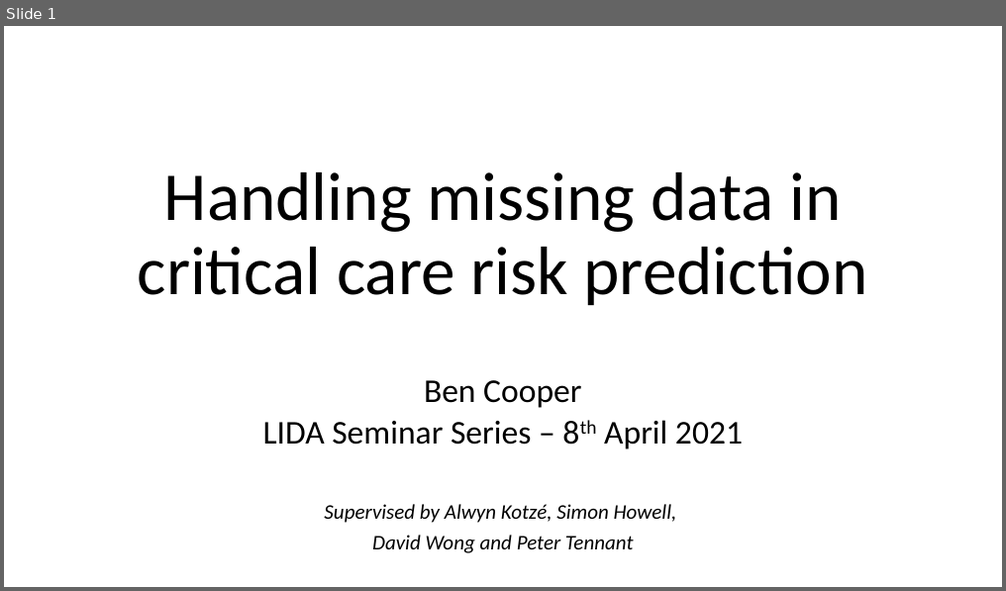
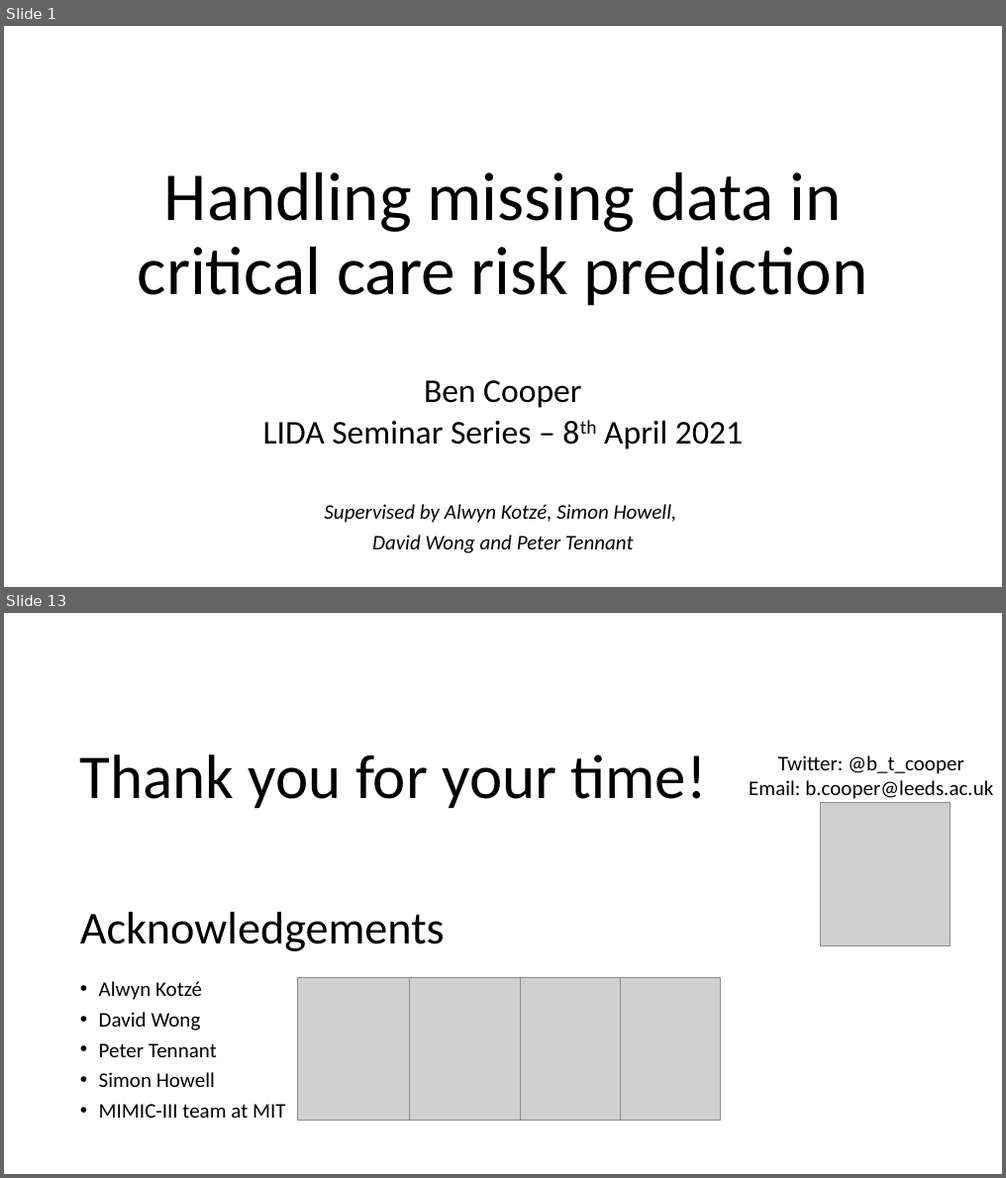
Before and after one commit to btcooper22/MIMIC_ICU, a slide deck: writeup/seminar_2021_04_08.pptx. Shown one above the other, each under a label of ours: slide 1 before the commit, slides 1 and 13 after it; the slides between them are not shown. The pictures are 1006x591 and 1006x1178 pixels, drawn with LibreOffice and Linux fonts; fonts in the diff are those of the drawing; grey boxes stand for pictures; background and template pictures are left out. Boxes give left, top, right and bottom in pixels: in the first picture for what was removed or moved away, otherwise in the second. Text is boxed around its words. In the diff, an @@ line names an element or a change of style, - is before the commit and + after.

```diff
--- a/writeup/seminar_2021_04_08.pptx
+++ b/writeup/seminar_2021_04_08.pptx
@@ slide 13 added at (x1=4, y1=613, x2=1002, y2=1174), background picture (left out) @@
@@ text added at (x1=80, y1=755, x2=707, y2=808), 60 pt, text #000000 @@
+Thank you for your time!
@@ text added at (x1=748, y1=756, x2=993, y2=799), 20 pt, text #000000 @@
+Twitter: @b_t_cooper
+Email: b.cooper@leeds.ac.uk
@@ picture added at (x1=821, y1=803, x2=949, y2=947) @@
@@ text added at (x1=80, y1=912, x2=445, y2=952), 44 pt, text #000000 @@
+Acknowledgements
@@ text added at (x1=99, y1=981, x2=285, y2=1118), 20 pt, text #000000 @@
+• Alwyn Kotzé
+• David Wong
+• Peter Tennant
+• Simon Howell
+• MIMIC-III team at MIT
@@ picture added at (x1=297, y1=977, x2=409, y2=1121) @@
@@ picture added at (x1=409, y1=977, x2=521, y2=1121) @@
@@ picture added at (x1=521, y1=977, x2=621, y2=1121) @@
@@ picture added at (x1=621, y1=977, x2=721, y2=1121) @@
```
Also in this commit, not shown: 6 slides changed, 1 other slide added, 2 slides removed, 42 other files.
